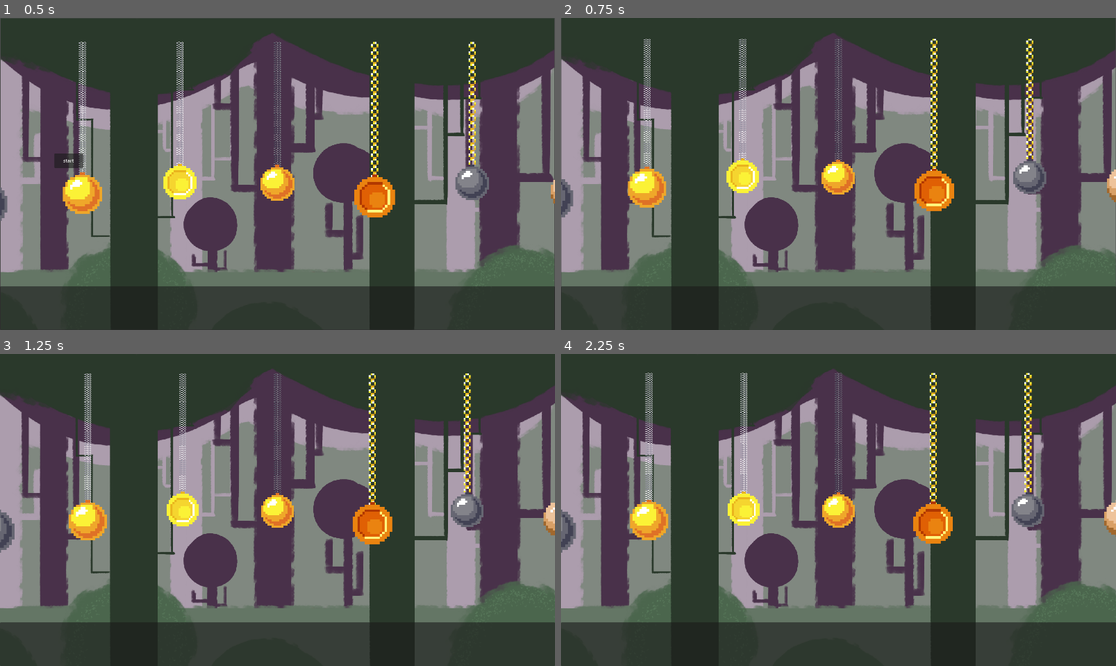
Above: before the commit, frames 1-4 (two rows, left to right).
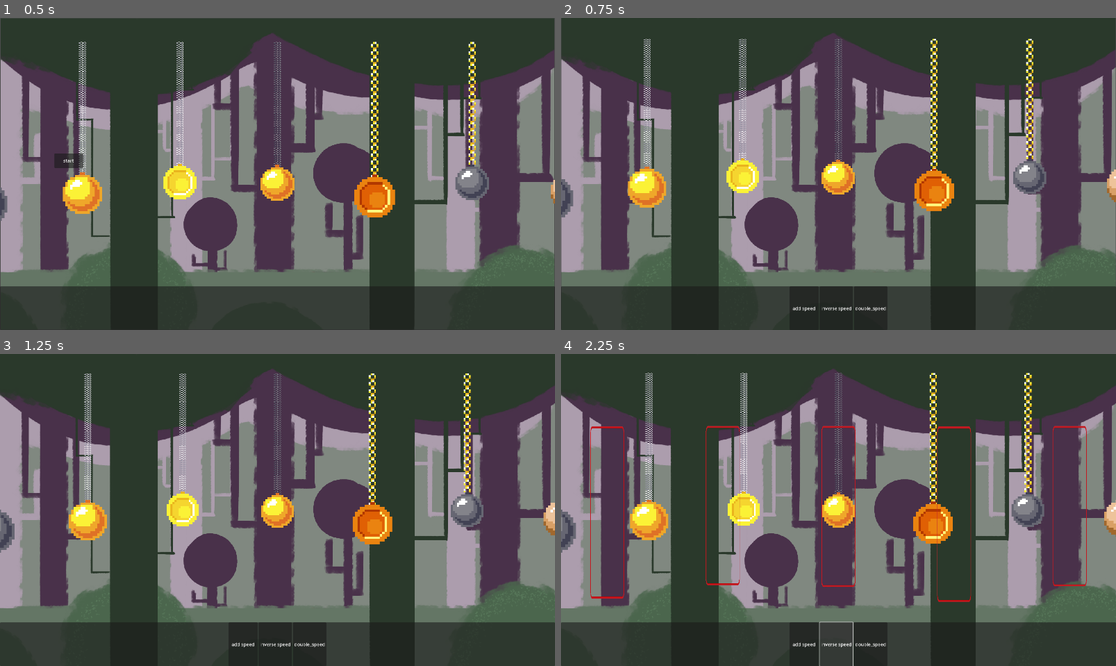
Above: after the commit, the same moments.

Repository: HEKEPOIU/gmtk_2024
Game: Godot game, scene res://scene/main.tscn
Same seed, same stepped clock (60 frames per second), same inputs: the game is played once before the commit and once after it.
Inputs (mouse positions are in pixels of both pictures, inside the frame that each line leads up to):
- Up to frame 1 (0.5 s): no input
- Up to frame 2 (0.75 s): click "start" at 0.5 s
- Up to frame 3 (1.25 s): no input
- Up to frame 4 (2.25 s): click (805, 644) at 1.25 s, where only the run after the commit has a clickable "add speed"; click (838, 644) at 2 s, where only the run after the commit has a clickable "inverse speed"

Frame 1 is identical in both runs. In frame 2, 0.1% of the frame differs, in the area x 41-59%, y 92-94%; in frame 3, 0.1%; in frame 4, 1.4%, in the area x 5-95%, y 22-100%.

Commit message:
add force can work once

Diff:
--- a/src/main.gd
+++ b/src/main.gd
@@ -9,6 +9,9 @@
 @onready var audio_manager: AudioManager = get_node("AudioManager")
 var is_start_swing: bool = false
 
+@export var inverse_speed_card: Resource = preload("res://src/ui/card/card_effect/inverse_speed_card.gd")
+@export var add_speed_card: Resource = preload("res://src/ui/card/card_effect/add_speed_card.gd")
+@export var double_speed_card: Resource = preload("res://src/ui/card/card_effect/double_speed_card.gd")
 
 # Called when the node enters the scene tree for the first time.
 func _ready() -> void:
@@ -17,6 +20,11 @@
 	pendulum_manager.collide.connect(audio_manager.play_collide)
 	pendulum_manager.init_pendulums()
 
+	canvas.on_card_click.connect((func() -> void: canvas.show_border(pendulum_manager.get_all_pendulum(), Vector2(1, 1))))
+	canvas.game_start.connect(func() -> void:
+		print('print list')
+		canvas.refresh_card_state([add_speed_card.new(), inverse_speed_card.new(), double_speed_card.new()]))
+
 func start_game() -> void:
 	if is_start_swing:
 		return
--- a/src/pendulum_manager.gd
+++ b/src/pendulum_manager.gd
@@ -39,7 +39,7 @@
 	current_pendulum = spawn_pendulum_on_container(0, 0)
 	current_pendulum.is_current = true
 	current_pendulum.can_contorl = true
-	current_pendulum.global_position = Vector2(window_size.x / 2., pendulum_pivot_height)
+	current_pendulum.global_position = Vector2(window_size.x / 2.,pendulum_pivot_height)
 	current_pendulum.on_drag.connect(move_side)
 	for i in range(pre_generate_size):
 		left_pendulums.push_back(spawn_pendulum_on_container(i, -1))
@@ -47,7 +47,6 @@
 	on_change_pendulum.emit(current_pendulum)
 	call_deferred("emit_signal", "on_change_pendulum", current_pendulum)
 	call_deferred("change_margin")
-
 
 
 func spawn_pendulum_on_container(index: int, dir: int) -> Pendulum:
@@ -61,11 +60,12 @@
 		new_pendulum.global_position = (
 			center_pivot_point + Vector2(dir * (index + 1) * pendulum_margin, 0)
 		)
-		new_pendulum.mass = current_pendulum.mass/2 + (randf() * random_range)
+		new_pendulum.mass = current_pendulum.mass / 2 + (randf() * random_range)
 	return new_pendulum
 
 func get_all_pendulum() -> Array[Pendulum]:
-	var total: Array[Pendulum] = left_pendulums + right_pendulums + [current_pendulum]
+	var to_list := [current_pendulum] as Array[Pendulum]
+	var total: Array[Pendulum] = left_pendulums + right_pendulums + to_list
 	return total
 
 func generate_random_pendulum() -> Pendulum:
@@ -91,15 +91,15 @@
 	call_deferred("move_pendulums")
 
 func recycle(pendulum: Pendulum) -> void:
-	var index_l : int =left_pendulums.find(pendulum)
-	var index_r : int =right_pendulums.find(pendulum)
+	var index_l: int = left_pendulums.find(pendulum)
+	var index_r: int = right_pendulums.find(pendulum)
 	if index_l:
 		left_pendulums.remove_at(index_l)
-		var new_pendulum : Pendulum =spawn_pendulum_on_container(left_pendulums.size(), -1)
+		var new_pendulum: Pendulum = spawn_pendulum_on_container(left_pendulums.size(), -1)
 		left_pendulums.push_back(new_pendulum)
 	elif index_r:
 		right_pendulums.remove_at(index_r)
-		var new_pendulum : Pendulum =spawn_pendulum_on_container(right_pendulums.size(), 1)
+		var new_pendulum: Pendulum = spawn_pendulum_on_container(right_pendulums.size(), 1)
 		right_pendulums.push_back(new_pendulum)
 
 
@@ -112,7 +112,7 @@
 func spawn_on_array(target_array: Array[Pendulum]) -> void:
 	var current_index := target_array.find(current_pendulum)
 	for i in current_index + 1:
-		var pop:Pendulum = target_array.pop_front()
+		var pop: Pendulum = target_array.pop_front()
 		if pop != current_pendulum:
 			pop.queue_free()
 
@@ -122,7 +122,7 @@
 		var new_pendulum: Pendulum = spawn_pendulum_on_container(left_pendulums.size(), -1)
 		left_pendulums.push_back(new_pendulum)
 
-	for i in  (pre_generate_size - right_pendulums.size()):
+	for i in (pre_generate_size - right_pendulums.size()):
 		var new_pendulum: Pendulum = spawn_pendulum_on_container(right_pendulums.size(), 1)
 		right_pendulums.push_back(new_pendulum)
 
@@ -143,20 +143,19 @@
 	return del_pendulum
 
 
-
 func move_side(pos: Vector2) -> void:
 	var dir: int = 1 if pos.x - current_pendulum.position.x > 0 else -1
 	start_offset_base_dir(dir)
 
 func start_offset_base_dir(dir: int) -> void:
 	for i in right_pendulums.size():
-		var target_pos: Vector2 = Vector2( (i + 1) * pendulum_margin + start_offset, 0)
-		var oringin_pos: Vector2 = Vector2( (i + 1) * pendulum_margin, 0)
+		var target_pos: Vector2 = Vector2((i + 1) * pendulum_margin + start_offset, 0)
+		var oringin_pos: Vector2 = Vector2((i + 1) * pendulum_margin, 0)
 		var tween_r: Tween = create_tween()
 		tween_r.tween_property(
 			right_pendulums[i],
 			"global_position",
-			center_pivot_point +  (target_pos if dir > 0 else oringin_pos), # oringin_pos
+			center_pivot_point + (target_pos if dir > 0 else oringin_pos), # oringin_pos
 			move_time
 		)
 		tween_r.tween_callback(func() -> void:
@@ -167,10 +166,9 @@
 			right_pendulums[i].is_moving = true
 
 
-
 	for i in left_pendulums.size():
-		var target_pos: Vector2 = Vector2( (i + 1) * pendulum_margin + start_offset, 0)
-		var oringin_pos: Vector2 = Vector2( (i + 1) * pendulum_margin, 0)
+		var target_pos: Vector2 = Vector2((i + 1) * pendulum_margin + start_offset, 0)
+		var oringin_pos: Vector2 = Vector2((i + 1) * pendulum_margin, 0)
 		var tween_l: Tween = create_tween()
 		tween_l.tween_property(
 			left_pendulums[i],
--- a/src/ui/ui_main.gd
+++ b/src/ui/ui_main.gd
@@ -46,7 +46,7 @@
 	next_card_effect = res
 	on_card_click.emit()
 	pass
-func show_border(arr, border_size: Vector2) -> void:
+func show_border(arr: Array[Pendulum], border_size: Vector2) -> void:
 	for p: Pendulum in arr:
 		var length: float = p.length
 		var sp := (p.get_node("PendulumEndPoint/Sprite2D") as Sprite2D)
